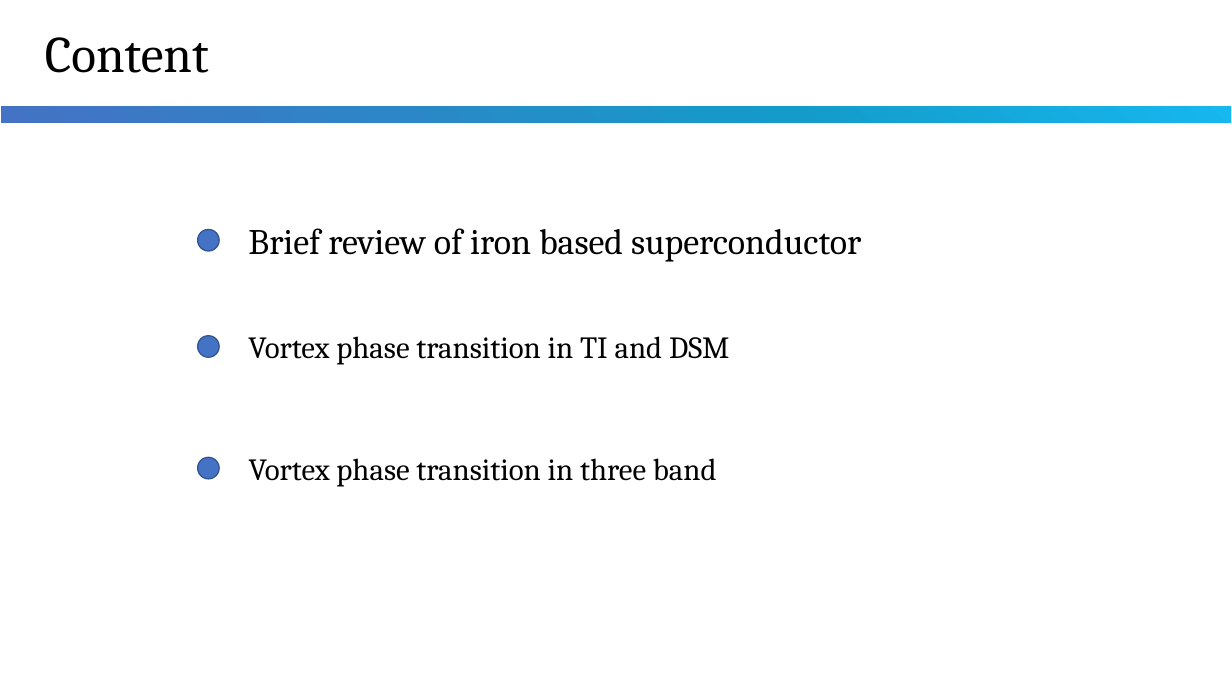
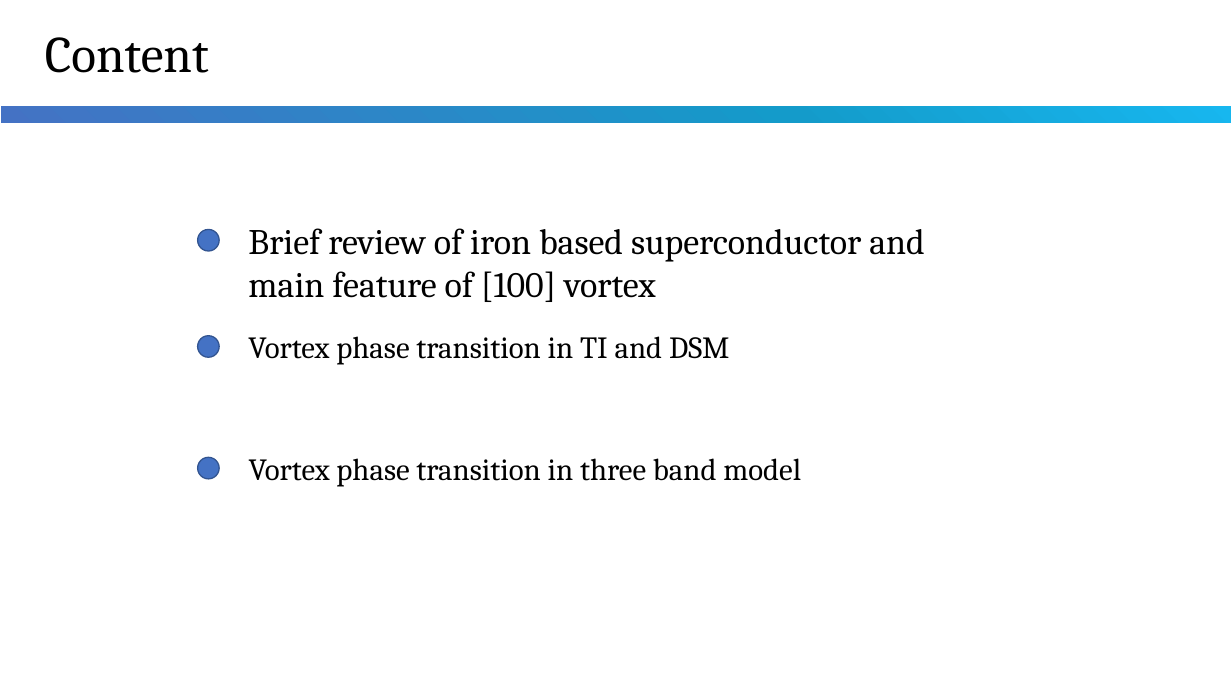
Before and after one commit to WCheng111/physics-computation, a slide deck: slide 2 of vortex.pptx. Drawn at 1232x693 pixels with LibreOffice and Linux fonts; fonts in the diff are those of the drawing. Boxes give left, top, right and bottom in pixels: in the first picture for what was removed or moved away, otherwise in the second. Text is boxed around its words. In the diff, an @@ line names an element or a change of style, - is before the commit and + after.

```diff
--- a/vortex.pptx
+++ b/vortex.pptx
@@ text at (x1=248, y1=228, x2=925, y2=302): text changed @@
-Brief review of iron based superconductor
+Brief review of iron based superconductor and main feature of [100] vortex
@@ text at (x1=249, y1=458, x2=801, y2=487): text changed @@
-Vortex phase transition in three band
+Vortex phase transition in three band model
```
Also in this commit, not shown: 5 other slides changed, 1 slide added, 3 slides removed, 2 other files.
